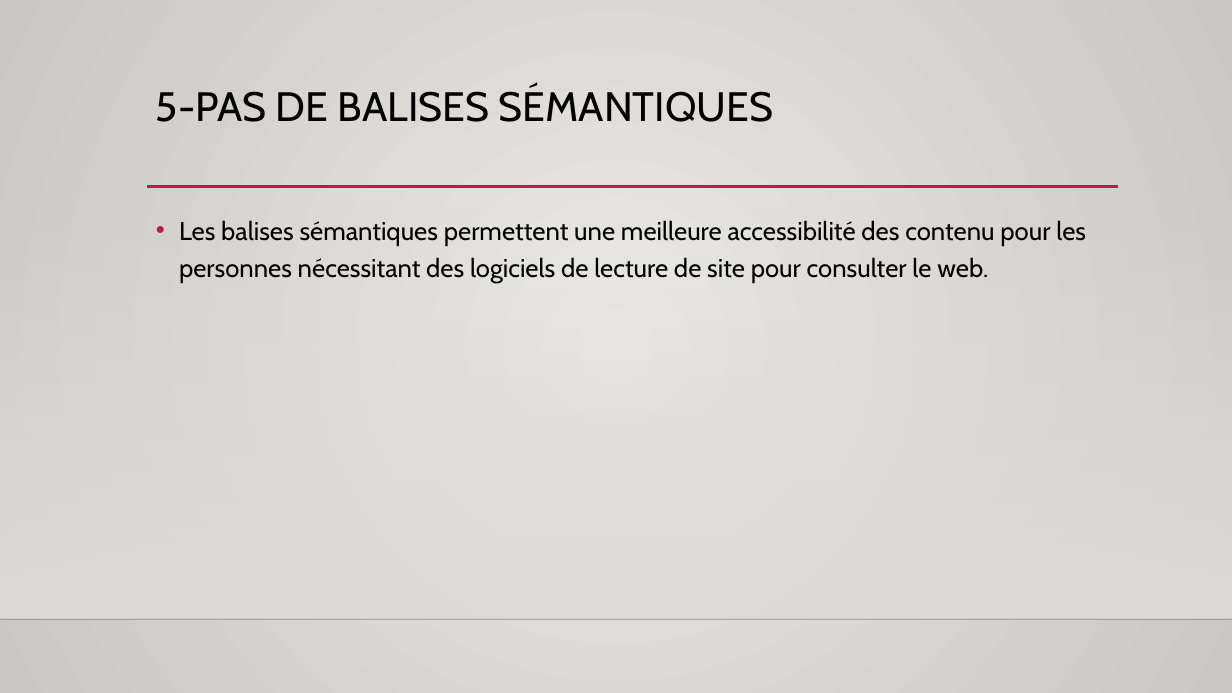
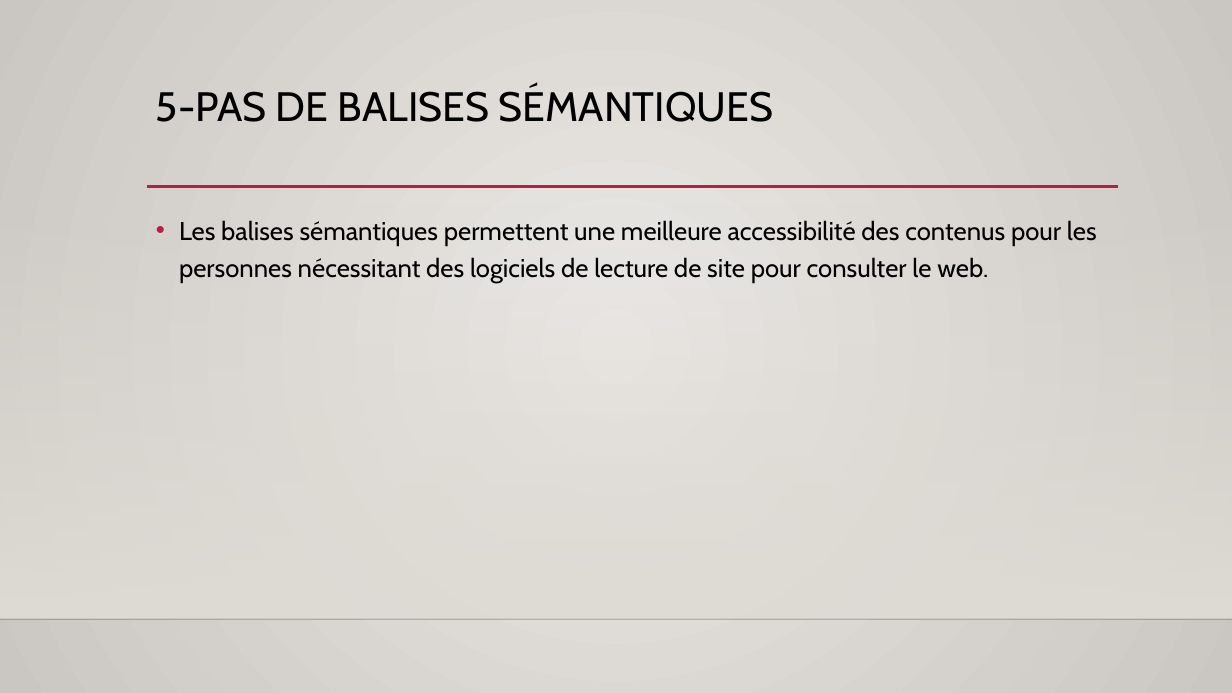
Before and after one commit to o-said/projet-4-la_chouette_agence, a slide deck: slide 11 of audit/Présentation du projet 4.pptx. Drawn at 1232x693 pixels with LibreOffice and Linux fonts; fonts in the diff are those of the drawing; background and template pictures are left out. Boxes give left, top, right and bottom in pixels: in the first picture for what was removed or moved away, otherwise in the second. Text is boxed around its words. In the diff, an @@ line names an element or a change of style, - is before the commit and + after.

```diff
--- a/audit/Présentation du projet 4.pptx
+++ b/audit/Présentation du projet 4.pptx
@@ text at (x1=179, y1=220, x2=1097, y2=282): text changed @@
-• Les balises sémantiques permettent une meilleure accessibilité des contenu pour les personnes nécessitant des logiciels de lecture de site pour consulter le web.
+• Les balises sémantiques permettent une meilleure accessibilité des contenus pour les personnes nécessitant des logiciels de lecture de site pour consulter le web.
```
Also in this commit, not shown: 5 other slides changed.
